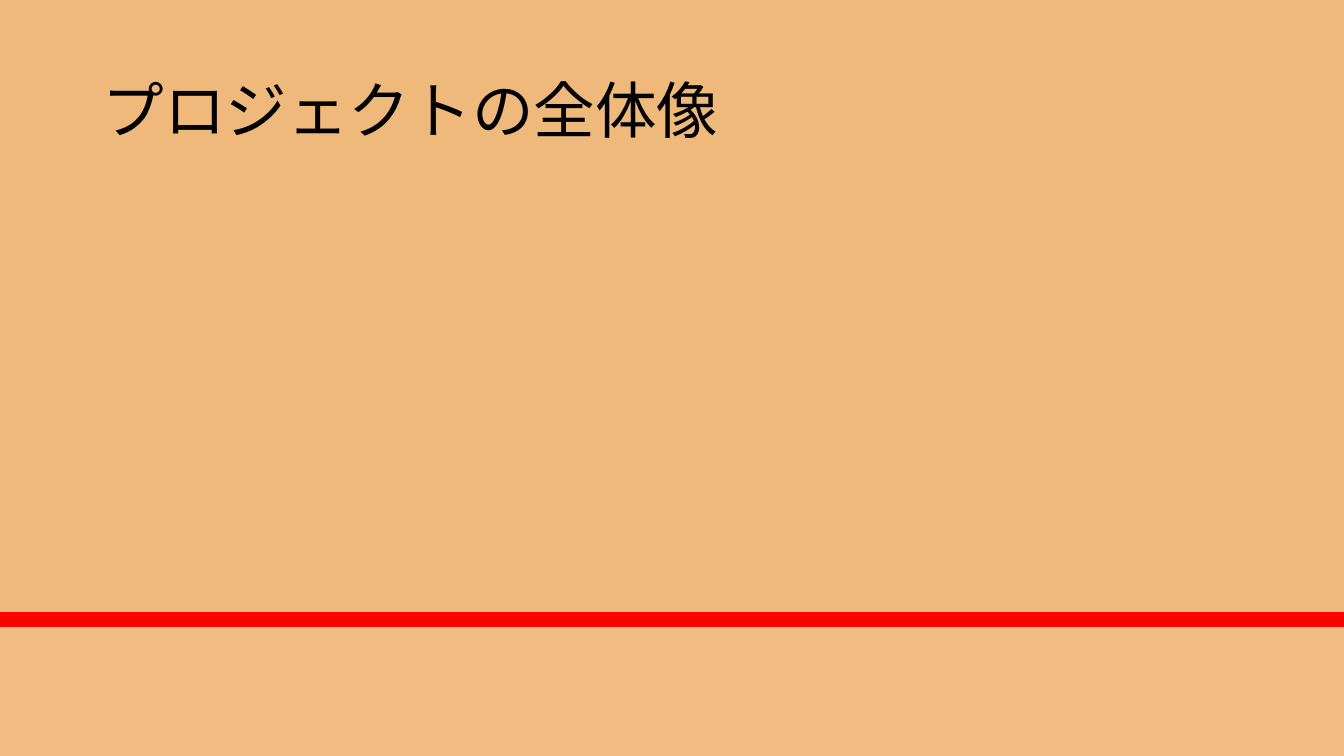
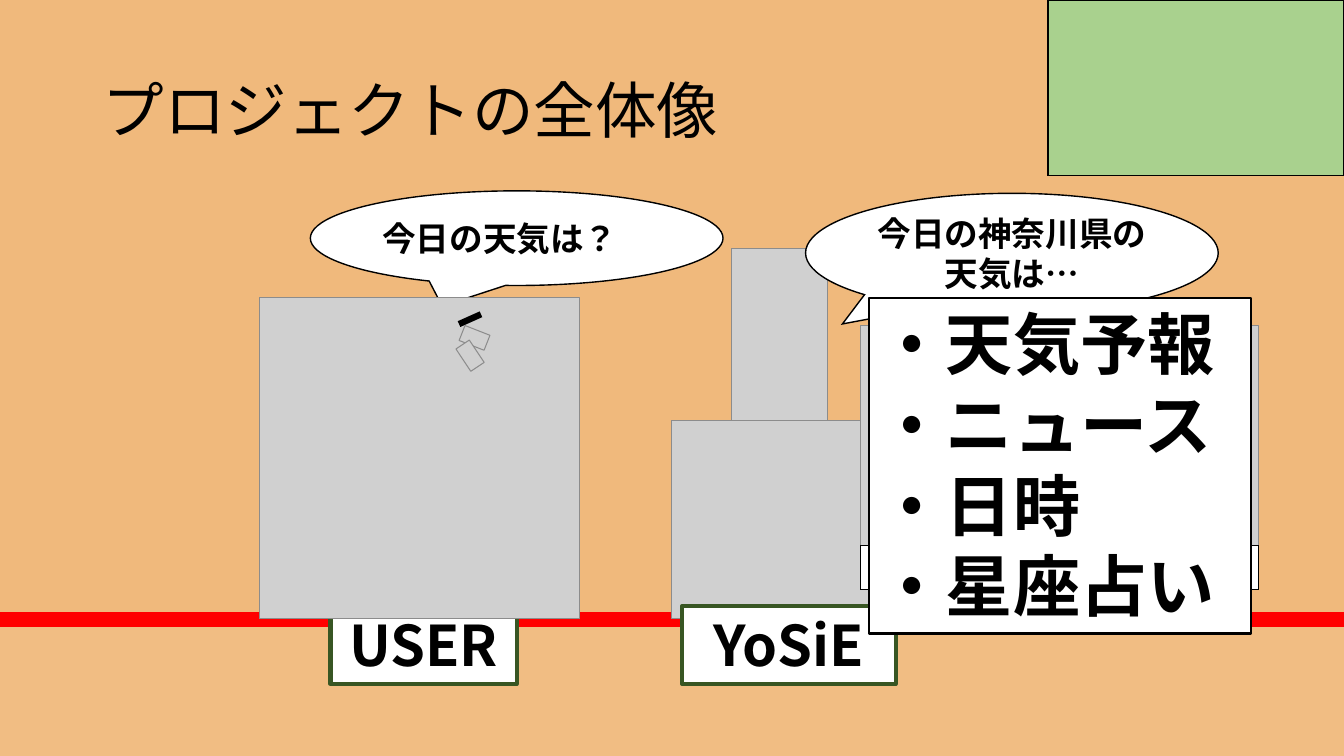
Before and after one commit to RikiishiSuzunosuke/AIspeaker_yosie, a slide deck: slide 2 of presentation/AIスピーカー開発_3_main.pptx. Drawn at 1344x756 pixels with LibreOffice and Linux fonts; fonts in the diff are those of the drawing; grey boxes stand for pictures. Boxes give left, top, right and bottom in pixels: in the first picture for what was removed or moved away, otherwise in the second. Text is boxed around its words. In the diff, an @@ line names an element or a change of style, - is before the commit and + after.

```diff
--- a/presentation/AIスピーカー開発_3_main.pptx
+++ b/presentation/AIスピーカー開発_3_main.pptx
@@ rectangle added at [1049,0,1344,175], fill #A9D18E, outline #000000 1 pt @@
@@ speech bubble added at [311,191,723,285], fill #FFFFFF, outline #000000 1 pt, 24 pt, text #000000, bold @@
+今日の天気は？？
@@ speech bubble added at [806,194,1218,313], fill #FFFFFF, outline #000000 1 pt, 24 pt, text #000000, bold @@
+今日の神奈川県の
+天気は…
@@ picture added at [732,248,828,447] @@
@@ picture added at [259,297,580,618] @@
@@ rectangle added at [869,297,1251,633], fill #FFFFFF, outline #000000 1.5 pt, 48 pt, text #000000, bold @@
+・天気予報
+・ニュース
+・日時
+・星座占い
@@ line added from (459, 325) to (481, 315), #000000 4.5 pt @@
@@ picture added at [459,325,490,350] @@
@@ picture added at [861,326,1259,546] @@
@@ picture added at [456,340,485,372] @@
@@ picture added at [671,420,1030,619] @@
@@ rectangle added at [861,545,1259,590], fill #FFFFFF, outline #000000 0.75 pt, 20 pt, text #000000, bold @@
+Raspberry Pi
@@ rectangle added at [331,606,517,684], fill #FFFFFF, outline #385723 3 pt, 40 pt, text #000000, bold @@
+USER
@@ rectangle added at [683,606,896,684], fill #FFFFFF, outline #385723 3 pt, 40 pt, text #000000, bold @@
+YoSiE
```
Also in this commit, not shown: 4 other slides changed, 5 slides added, 2 slides removed, 2 other files.
